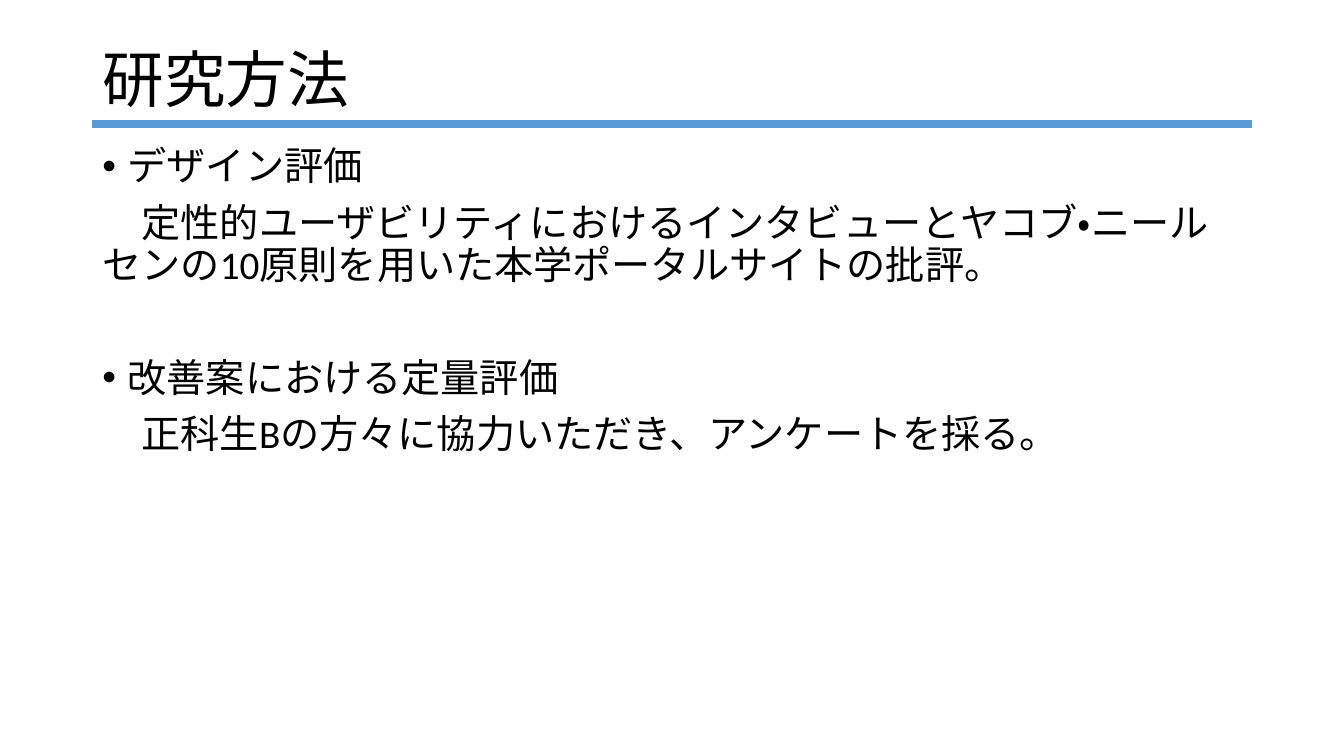
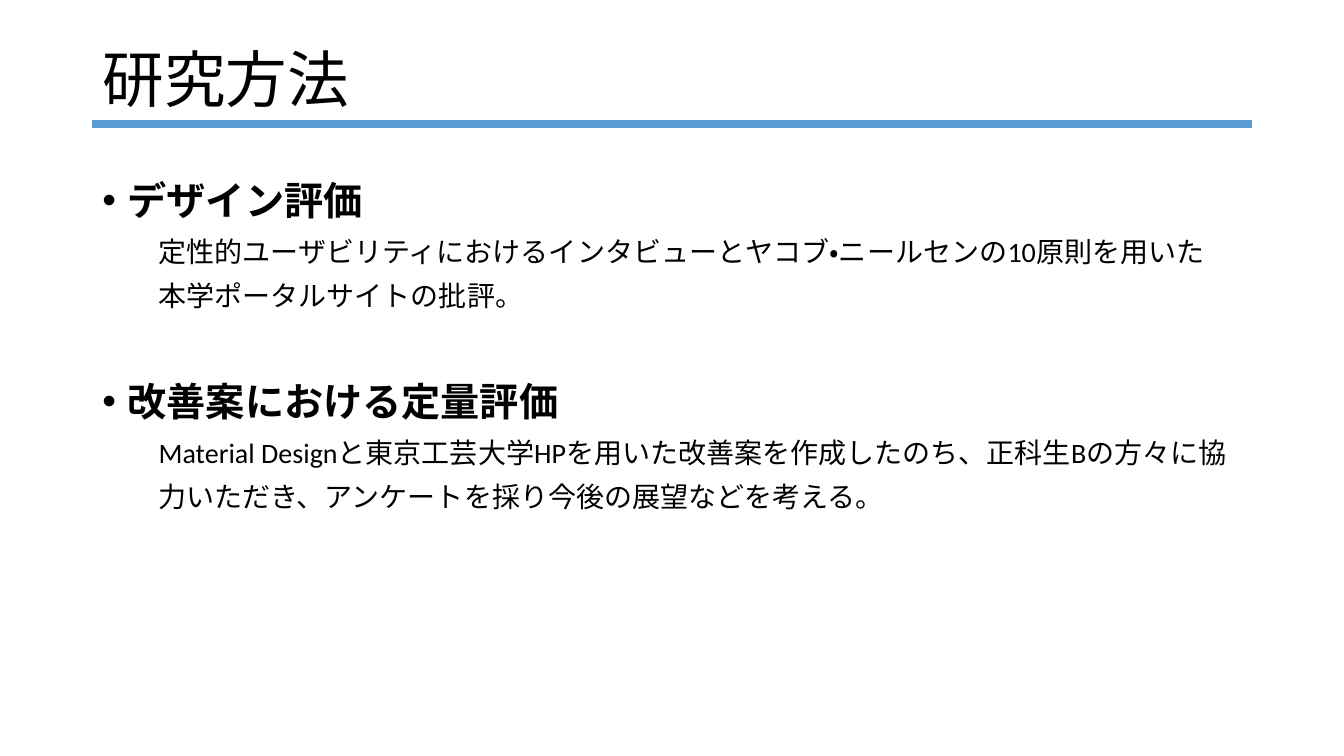
Before and after one commit to R4HB02-teamR/-R, a slide deck: slide 8 of progress/樫本/2022_0203クラス内発表.pptx (slide 6 before the commit). Drawn at 1344x756 pixels with LibreOffice and Linux fonts; fonts in the diff are those of the drawing. Boxes give left, top, right and bottom in pixels: in the first picture for what was removed or moved away, otherwise in the second. Text is boxed around its words. In the diff, an @@ line names an element or a change of style, - is before the commit and + after.

```diff
--- a/progress/樫本/2022_0203クラス内発表.pptx
+++ b/progress/樫本/2022_0203クラス内発表.pptx
@@ text "デザイン評価": place and size @@
-text "デザイン評価" at bbox=[102, 146, 1209, 451]
+text "デザイン評価" at bbox=[128, 181, 1227, 510]
@@ text at bbox=[128, 181, 559, 420]: font Calibri to Noto Sans CJK JP, bold on in "デザイン評価", "改善案における定量評価" @@
@@ text at bbox=[159, 238, 1205, 309]: text changed; size 28 to 20 pt @@
-定性的ユーザビリティにおけるインタビューとヤコブ・ニールセンの10原則を用いた本学ポータルサイトの批評。
+定性的ユーザビリティにおけるインタビューとヤコブ・ニールセンの10原則を用いた
+本学ポータルサイトの批評。
@@ text at bbox=[159, 440, 1227, 510]: text changed; size 28 to 20 pt @@
-正科生Bの方々に協力いただき、アンケートを採る。
+Material Designと東京工芸大学HPを用いた改善案を作成したのち、正科生Bの方々に協
+力いただき、アンケートを採り今後の展望などを考える。
```
Also in this commit, not shown: 10 other slides changed, 10 slides added, 2 slides removed, 1 other file.
